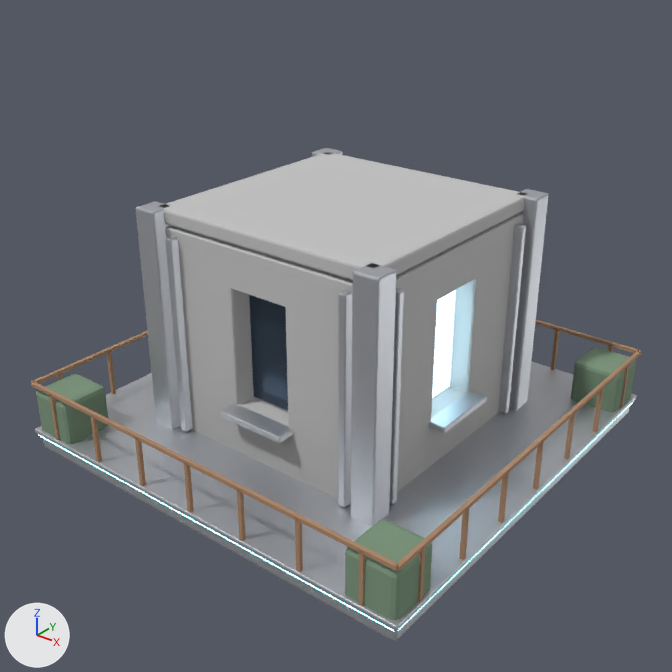
The glTF model game/assets/modules/transfer_3x3_2x2_concrete.glb, before and after one commit.
Camera for both pictures: a 50 mm camera at (4.12, -5.28, 4.12) aimed at (0.09, -0.24, 0.99). The axes (+X, +Y, +Z) are drawn at lower left. The lights are the same throughout. The older version comes first. Vertices at exactly the same position are counted once.

In view in the first picture: 'ext_deck_plants', 'ext_deck_rail', 'ext_frames', 'ext_panes_dark', 'ext_panes_lit', 'ext_wall', 'int_ceiling', 'int_columns', 'int_slab', 'int_slab_edge' and 1 more.
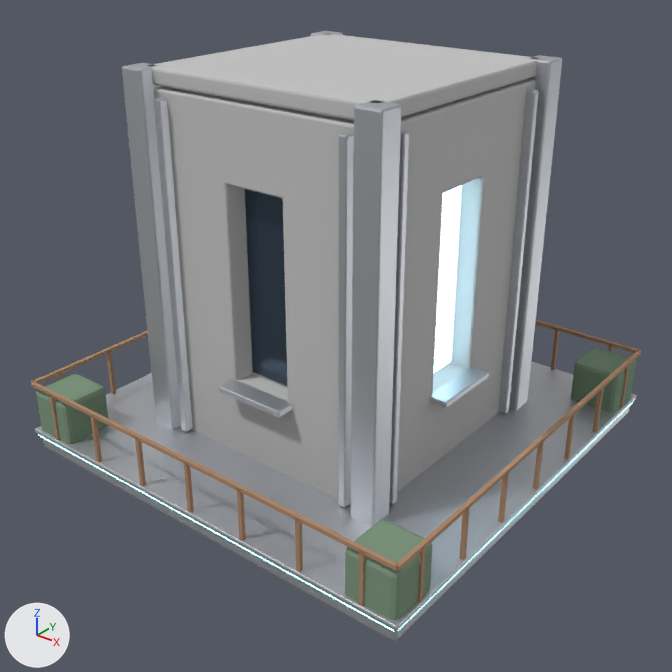
Patch to the scene script:
```diff
--- a/game/assets/modules/transfer_3x3_2x2_concrete.glb.py
+++ b/game/assets/modules/transfer_3x3_2x2_concrete.glb.py
@@ me_int_columns @@
 # used by ob_int_columns; location = (0.0, 0.0, 0.0)
-me_int_columns.from_pydata(...)  # 224 vertices, 432 faces; spans x -1.1..1.1, y -1.1..1.1, z 0.14..2.0
+me_int_columns.from_pydata(...)  # 224 vertices, 432 faces; spans x -1.1..1.1, y -1.1..1.1, z 0.14..3.0
+# me_int_columns part 1: the whole mesh is scaled about its middle by (1, 1, 1.54), then moved by (0.0, 0.0, 0.5)
 me_int_columns.materials.append(mat_m_steel)
@@ me_ext_wall @@
 # used by ob_ext_wall; location = (0.0, 0.0, 0.0)
-me_ext_wall.from_pydata(...)  # 280 vertices, 556 faces; spans x -1.0..1.0, y -1.0..1.0, z 0.14..1.86
+me_ext_wall.from_pydata(...)  # 280 vertices, 556 faces; spans x -1.0..1.0, y -1.0..1.0, z 0.14..2.86
+# me_ext_wall part 2: all 112 vertices in x -1.0..1.0, y -1.0..1.0, z 0.57..0.61 are moved by (0.0, 0.0, 0.21)
+# me_ext_wall part 3: all 104 vertices in x -0.99..0.99, y -0.99..0.99, z 1.52..1.54 are moved by (0.0, 0.0, 0.76)
+# me_ext_wall part 4: all 8 vertices in x -1.0..1.0, y -1.0..1.0, z 1.55 are moved by (0.0, 0.0, 0.77)
+# me_ext_wall part 5: all 12 vertices in x -1.0..1.0, y -1.0..1.0, z 1.85 are moved by (0.0, 0.0, 0.99)
+# me_ext_wall part 6: all 16 vertices in x -0.99..0.99, y -0.99..0.99, z 1.86 are moved by (0.0, 0.0, 1.0)
 me_ext_wall.materials.append(mat_m_concrete)
@@ me_ext_frames @@
 # used by ob_ext_frames; location = (0.0, 0.0, 0.0)
-me_ext_frames.from_pydata(...)  # 672 vertices, 1296 faces; spans x -1.14..1.14, y -1.14..1.14, z 0.19..1.81
+me_ext_frames.from_pydata(...)  # 672 vertices, 1296 faces; spans x -1.14..1.14, y -1.14..1.14, z 0.19..2.81
+# me_ext_frames part 7: the loose piece of 56 vertices spanning x 0.98..1.14, y -0.3..0.3, z 0.55..0.6 is moved by (0.0, 0.0, 0.21)
+# me_ext_frames part 8: the loose piece of 56 vertices spanning x -0.3..0.3, y -1.14..-0.98, z 0.55..0.6 is moved by (0.0, 0.0, 0.21)
+# me_ext_frames part 9: all 56 vertices in x 0.77..1.07, y -1.07..-0.77, z 1.8..1.81 are moved by (0.0, 0.0, 1.0)
+# me_ext_frames part 10: all 56 vertices in x 0.77..1.07, y 0.77..1.07, z 1.8..1.81 are moved by (0.0, 0.0, 1.0)
+# me_ext_frames part 11: all 56 vertices in x -1.07..-0.77, y -1.07..-0.77, z 1.8..1.81 are moved by (0.0, 0.0, 1.0)
+# other edits to the shape of me_ext_frames do not show in these pictures
 me_ext_frames.materials.append(mat_m_steel)
@@ me_int_ceiling @@
 # used by ob_int_ceiling; location = (0.0, 0.0, 0.0)
-me_int_ceiling.from_pydata(...)  # 56 vertices, 108 faces; spans x -1.0..1.0, y -1.0..1.0, z 1.88..2.0
+me_int_ceiling.from_pydata(...)  # 56 vertices, 108 faces; spans x -1.0..1.0, y -1.0..1.0, z 2.88..3.0
+# me_int_ceiling part 12: the whole mesh is moved by (0.0, 0.0, 1.0)
 me_int_ceiling.materials.append(mat_m_concrete)
```

Boxes [x1, y1, x2, y2] around the edits, measured in the pictures (672 x 672 px; the box of a moved part takes in the faces that stretch with it):
'ext_wall', reshaped: before [165, 213, 523, 505]; after [154, 79, 536, 505]
'int_ceiling', moved: before [160, 152, 527, 280]; after [147, 33, 539, 121]
'int_columns', moved, rescaled (7% wider, 31% taller): before [136, 148, 548, 526]; after [122, 31, 562, 526]
'ext_frames', reshaped: before [166, 224, 526, 507]; after [154, 89, 539, 507]
part 2 of me_ext_wall, moved or reshaped: before [191, 385, 499, 505]; after [191, 361, 500, 505]
part 3 of me_ext_wall, moved or reshaped: before [231, 278, 476, 428]; after [226, 176, 483, 403]
part 4 of me_ext_wall, moved or reshaped: before [165, 216, 523, 445]; after [154, 82, 536, 419]
part 5 of me_ext_wall, moved or reshaped (mostly hidden): before [165, 215, 523, 286]; after [154, 81, 535, 128]
part 6 of me_ext_wall, moved or reshaped (mostly hidden): before [166, 213, 522, 285]; after [155, 79, 535, 125]
part 7 of me_ext_frames, moved or reshaped: before [428, 391, 487, 433]; after [430, 367, 489, 408]
part 8 of me_ext_frames, moved or reshaped: before [220, 404, 293, 443]; after [218, 380, 292, 417]
part 9 of me_ext_frames, moved or reshaped: before [338, 288, 404, 507]; after [338, 131, 409, 507]
part 10 of me_ext_frames, moved or reshaped: before [498, 224, 526, 413]; after [498, 89, 539, 413]
part 11 of me_ext_frames, moved or reshaped: before [166, 236, 193, 431]; after [154, 97, 193, 431]
